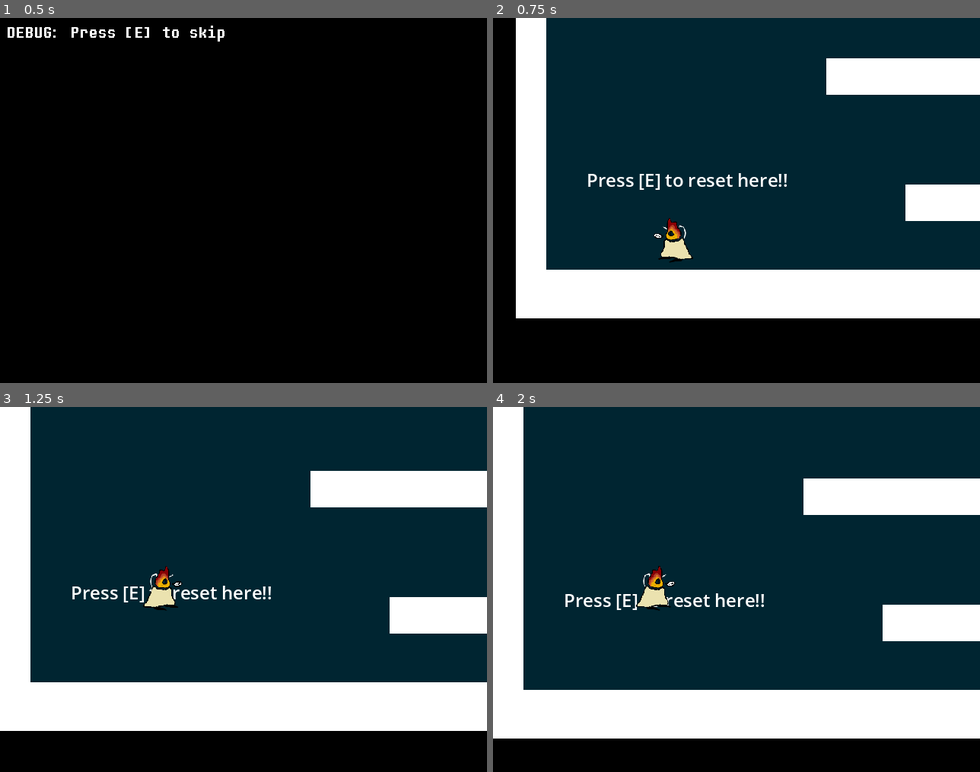
Above: before the commit, frames 1-4 (two rows, left to right).
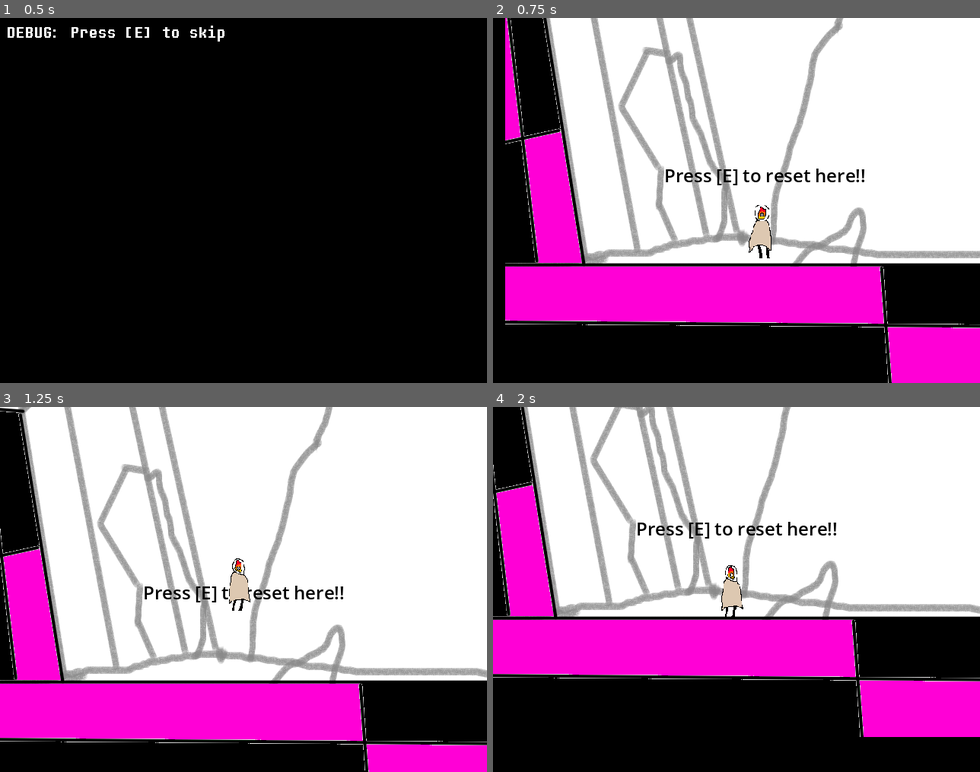
Above: after the commit, the same moments.

Repository: cloverian/a-sea-full
Game: Godot game, scene res://scenes/initialscene.tscn
The game is run twice, just before and just after one commit, with the same random seed, the same clock (stepped at 60 frames per second) and the same inputs.
Inputs:
- Up to frame 1 (0.5 s): no input
- Up to frame 2 (0.75 s): tap E (E) at 0.5 s; tap A (A) at 0.6 s
- Up to frame 3 (1.25 s): tap Space (Jump) at 0.77 s; tap D (D) at 0.8 s
- Up to frame 4 (2 s): tap E (E) at 1.25, 1.55 s; tap D (D) at 1.35 s; tap Space (Jump) at 1.52 s

Frame 1 is identical in both runs. In frame 2, 78% of the frame differs, in the area x 2-100%, y 0-100%; in frame 3, 87%, in the area x 0-100%, y 0-100%; in frame 4, 87%.

Commit message:
Player sprites + collision added

Diff:
--- a/scenes/map.tscn
+++ b/scenes/map.tscn
@@ -1,113 +1,95 @@
 [gd_scene load_steps=8 format=3 uid="uid://dae3gh4jw6a4a"]
 
-[sub_resource type="StyleBoxFlat" id="StyleBoxFlat_hrmi8"]
-bg_color = Color(2.695322e-06, 0.7510427, 0.9769704, 0.19607843)
-
-[sub_resource type="StyleBoxFlat" id="StyleBoxFlat_4xfga"]
-bg_color = Color(1, 1, 1, 1)
-
-[sub_resource type="RectangleShape2D" id="RectangleShape2D_hrmi8"]
-size = Vector2(2560, 63)
+[ext_resource type="Texture2D" uid="uid://c10cjw0ooc8hb" path="res://assets/BackgroundTest1.png" id="1_4xfga"]
 
 [sub_resource type="RectangleShape2D" id="RectangleShape2D_4xfga"]
-size = Vector2(384, 48)
+size = Vector2(1593.5, 163.5)
 
 [sub_resource type="RectangleShape2D" id="RectangleShape2D_paxxb"]
-size = Vector2(384, 48)
-
-[sub_resource type="StyleBoxFlat" id="StyleBoxFlat_paxxb"]
-bg_color = Color(1, 1, 1, 1)
+size = Vector2(967.0351, 159.23354)
 
 [sub_resource type="RectangleShape2D" id="RectangleShape2D_gldc4"]
-size = Vector2(50, 492)
+size = Vector2(285.81207, 382.2499)
+
+[sub_resource type="RectangleShape2D" id="RectangleShape2D_0cso3"]
+size = Vector2(123.3161, 204.9638)
+
+[sub_resource type="RectangleShape2D" id="RectangleShape2D_2klcf"]
+size = Vector2(113, 360.0978)
+
+[sub_resource type="RectangleShape2D" id="RectangleShape2D_2lpho"]
+size = Vector2(48.183105, 20.841085)
 
 [node name="Map" type="Node2D"]
 
-[node name="Bounds" type="Panel" parent="."]
-offset_top = -480.0
-offset_right = 2560.0
-offset_bottom = 480.0
-theme_override_styles/panel = SubResource("StyleBoxFlat_hrmi8")
+[node name="Background" type="Sprite2D" parent="."]
+position = Vector2(1280, 0)
+texture = ExtResource("1_4xfga")
+
+[node name="Label" type="Label" parent="."]
+offset_left = 209.0
+offset_top = 189.0
+offset_right = 520.0
+offset_bottom = 234.0
+theme_override_colors/font_color = Color(0, 0, 0, 1)
+theme_override_font_sizes/font_size = 24
+text = "Press [E] to reset here!!"
 
 [node name="Floor" type="StaticBody2D" parent="."]
 
-[node name="Object" type="Panel" parent="Floor"]
-offset_top = 416.0
-offset_right = 2560.0
-offset_bottom = 480.0
-theme_override_styles/panel = SubResource("StyleBoxFlat_4xfga")
-
-[node name="Hitbox" type="CollisionShape2D" parent="Floor"]
-position = Vector2(1280, 447.5)
-shape = SubResource("RectangleShape2D_hrmi8")
-
-[node name="Obstacle" type="StaticBody2D" parent="."]
-
-[node name="Panel2" type="Panel" parent="Obstacle"]
-offset_left = 512.0
-offset_top = 304.0
-offset_right = 896.0
-offset_bottom = 352.0
-theme_override_styles/panel = SubResource("StyleBoxFlat_4xfga")
-
-[node name="CollisionShape2D" type="CollisionShape2D" parent="Obstacle"]
-position = Vector2(704, 328)
+[node name="CollisionShape2D" type="CollisionShape2D" parent="Floor"]
+position = Vector2(794.25, 403.75)
 shape = SubResource("RectangleShape2D_4xfga")
 
-[node name="Obstacle2" type="StaticBody2D" parent="."]
-
-[node name="Panel2" type="Panel" parent="Obstacle2"]
-offset_left = 888.0
-offset_top = 216.0
-offset_right = 1272.0
-offset_bottom = 264.0
-theme_override_styles/panel = SubResource("StyleBoxFlat_4xfga")
-
-[node name="CollisionShape2D" type="CollisionShape2D" parent="Obstacle2"]
-position = Vector2(1080, 240)
+[node name="CollisionShape2D2" type="CollisionShape2D" parent="Floor"]
+position = Vector2(2068.695, 431.2505)
+rotation = 0.06163947
 shape = SubResource("RectangleShape2D_paxxb")
 
-[node name="Obstacle3" type="StaticBody2D" parent="."]
-position = Vector2(-480, -78)
+[node name="Walls" type="StaticBody2D" parent="."]
 
-[node name="Panel2" type="Panel" parent="Obstacle3"]
-offset_left = 888.0
-offset_top = 216.0
-offset_right = 1272.0
-offset_bottom = 264.0
-theme_override_styles/panel = SubResource("StyleBoxFlat_4xfga")
+[node name="CollisionPolygon2D" type="CollisionPolygon2D" parent="Walls"]
+position = Vector2(0.35625076, 0.8712158)
+scale = Vector2(1.0057367, 1.0025922)
+polygon = PackedVector2Array(0, -271, 207, -71, 1, -54)
 
-[node name="CollisionShape2D" type="CollisionShape2D" parent="Obstacle3"]
-position = Vector2(1080, 240)
-shape = SubResource("RectangleShape2D_paxxb")
-
-[node name="Label" type="Label" parent="."]
-offset_left = 93.0
-offset_top = 281.0
-offset_right = 404.0
-offset_bottom = 326.0
-theme_override_font_sizes/font_size = 24
-text = "Press [E] to reset here!!"
-
-[node name="Wall" type="StaticBody2D" parent="."]
-
-[node name="Panel" type="Panel" parent="Wall"]
-offset_right = 40.0
-offset_bottom = 480.0
-theme_override_styles/panel = SubResource("StyleBoxFlat_paxxb")
-
-[node name="CollisionShape2D" type="CollisionShape2D" parent="Wall"]
-position = Vector2(15, 236)
+[node name="CollisionShape2D" type="CollisionShape2D" parent="Walls"]
+position = Vector2(2461.2422, 221.92361)
+rotation = 0.25424165
 shape = SubResource("RectangleShape2D_gldc4")
 
-[node name="Wall2" type="StaticBody2D" parent="."]
+[node name="CollisionShape2D2" type="CollisionShape2D" parent="Walls"]
+position = Vector2(2489.6985, 15.661964)
+rotation = 1.1520663
+shape = SubResource("RectangleShape2D_0cso3")
 
-[node name="Panel" type="Panel" parent="Wall2"]
-offset_left = 2522.0
-offset_right = 2562.0
-offset_bottom = 480.0
-theme_override_styles/panel = SubResource("StyleBoxFlat_paxxb")
+[node name="CollisionShape2D3" type="CollisionShape2D" parent="Walls"]
+position = Vector2(18, 155.00002)
+rotation = -0.14820424
+scale = Vector2(0.99999994, 0.99999994)
+shape = SubResource("RectangleShape2D_2klcf")
 
-[node name="CollisionShape2D" type="CollisionShape2D" parent="Wall2"]
-position = Vector2(2540, 240)
-shape = SubResource("RectangleShape2D_gldc4")
+[node name="CollisionShape2D4" type="CollisionShape2D" parent="Walls"]
+position = Vector2(22.924385, -23.201189)
+rotation = 0.015755674
+shape = SubResource("RectangleShape2D_2lpho")
+
+[node name="Obstacles" type="StaticBody2D" parent="."]
+
+[node name="CollisionPolygon2D" type="CollisionPolygon2D" parent="Obstacles"]
+polygon = PackedVector2Array(583, -229, 773, -250, 791, -148, 657, -135)
+
+[node name="CollisionPolygon2D2" type="CollisionPolygon2D" parent="Obstacles"]
+polygon = PackedVector2Array(923, -99, 924, -84, 984, -85, 1051, -53, 1094, -44, 1140, -29, 1139, -95, 981, -118)
+
+[node name="CollisionPolygon2D3" type="CollisionPolygon2D" parent="Obstacles"]
+polygon = PackedVector2Array(880, 24, 876, 70, 967, 73, 1117, 179, 1175, 132, 1024, 32)
+
+[node name="CollisionPolygon2D4" type="CollisionPolygon2D" parent="Obstacles"]
+polygon = PackedVector2Array(933, -306, 966, -232, 1026, -192, 1221, -198, 1330, -259, 1328, -294, 1238, -319, 1237, -363, 1218, -362, 1190, -322)
+
+[node name="CollisionPolygon2D5" type="CollisionPolygon2D" parent="Obstacles"]
+polygon = PackedVector2Array(1111, -436, 1140, -433, 1101, -388)
+
+[node name="CollisionPolygon2D6" type="CollisionPolygon2D" parent="Obstacles"]
+polygon = PackedVector2Array(1188, -479, 1244, -451, 1252, -479)
--- a/scenes/player.tscn
+++ b/scenes/player.tscn
@@ -1,17 +1,45 @@
-[gd_scene load_steps=5 format=3 uid="uid://dqco260pm24ey"]
+[gd_scene load_steps=12 format=3 uid="uid://dqco260pm24ey"]
 
 [ext_resource type="Script" uid="uid://bybwiv6x2sk0q" path="res://scripts/player.gd" id="1_g2els"]
-[ext_resource type="Texture2D" uid="uid://ckllavq68y5fm" path="res://assets/sprites/kosmo.png" id="2_g2els"]
+[ext_resource type="Texture2D" uid="uid://cg0sfhxoe0dyy" path="res://assets/sprites/kosmo/kosmo_idle_2.png" id="2_ur7pv"]
+[ext_resource type="Texture2D" uid="uid://dalbetu3w4g2k" path="res://assets/sprites/kosmo/kosmo_idle_3.png" id="3_y4r1p"]
+[ext_resource type="Texture2D" uid="uid://rc11te8sorrm" path="res://assets/sprites/kosmo/kosmo_idle_4.png" id="4_d2wvv"]
+[ext_resource type="Texture2D" uid="uid://bypva5tf4i7pl" path="res://assets/sprites/kosmo/kosmo_idle_5.png" id="5_3v2ag"]
+[ext_resource type="Texture2D" uid="uid://l77wiwdsvrfs" path="res://assets/sprites/kosmo/kosmo_idle_6.png" id="6_jej6c"]
+[ext_resource type="Texture2D" uid="uid://ddw8gwuuilsoa" path="res://assets/sprites/kosmo/kosmo_idle_7.png" id="7_f1ej7"]
+[ext_resource type="Texture2D" uid="uid://c8m20k1o48trj" path="res://assets/sprites/kosmo/kosmo_idle_8.png" id="8_oprun"]
+[ext_resource type="Texture2D" uid="uid://b01aj8ev81j1e" path="res://assets/sprites/kosmo/kosmo_idle_9.png" id="9_a8ls1"]
 
 [sub_resource type="SpriteFrames" id="SpriteFrames_onrkg"]
 animations = [{
 "frames": [{
 "duration": 1.0,
-"texture": ExtResource("2_g2els")
+"texture": ExtResource("2_ur7pv")
+}, {
+"duration": 1.0,
+"texture": ExtResource("3_y4r1p")
+}, {
+"duration": 1.0,
+"texture": ExtResource("4_d2wvv")
+}, {
+"duration": 1.0,
+"texture": ExtResource("5_3v2ag")
+}, {
+"duration": 1.0,
+"texture": ExtResource("6_jej6c")
+}, {
+"duration": 1.0,
+"texture": ExtResource("7_f1ej7")
+}, {
+"duration": 1.0,
+"texture": ExtResource("8_oprun")
+}, {
+"duration": 1.0,
+"texture": ExtResource("9_a8ls1")
 }],
 "loop": true,
-"name": &"default",
-"speed": 5.0
+"name": &"idle",
+"speed": 10.0
 }]
 
 [sub_resource type="RectangleShape2D" id="RectangleShape2D_i3pqv"]
@@ -23,8 +51,11 @@
 [node name="Sprite" type="AnimatedSprite2D" parent="."]
 scale = Vector2(1.5, 1.5)
 sprite_frames = SubResource("SpriteFrames_onrkg")
+animation = &"idle"
+frame_progress = 0.6144236
 
 [node name="GeneralCollision" type="CollisionShape2D" parent="."]
+visible = false
 position = Vector2(-6, 18)
 shape = SubResource("RectangleShape2D_i3pqv")
 
--- a/scenes/test.tscn
+++ b/scenes/test.tscn
@@ -9,12 +9,12 @@
 [node name="Map" parent="." instance=ExtResource("1_bl13t")]
 
 [node name="Player" parent="." instance=ExtResource("2_iyx0m")]
-position = Vector2(215, 350)
+position = Vector2(341, 258)
 scale = Vector2(0.5, 0.5)
 
 [node name="WorldCamera" type="Camera2D" parent="."]
 limit_left = 0
-limit_top = 0
+limit_top = -480
 limit_right = 2560
 limit_bottom = 960
 limit_smoothed = true
--- a/scripts/player.gd
+++ b/scripts/player.gd
@@ -8,10 +8,14 @@
 var jumps : int = 0
 var direction : float = 0.0
 
+func _ready() -> void:
+	$Sprite.play("idle")
+
 func _process(_delta) -> void:
 	if Input.is_action_just_pressed("E"):
-		position = Vector2(215, 350)
+		position = Vector2(341, 258)
 		velocity.x = 0
+		velocity.y = 0
 	$Label.text = "(" + str(velocity.x) + ", " + str(roundi(velocity.y)) + ")\n" + str(direction)
 
 func _physics_process(delta: float) -> void:
Binary file added: assets/BackgroundTest1.png
Not shown, added: assets/BackgroundTest1.png.import
Renamed: assets/sprites/kosmo.png -> assets/sprites/kosmo/kosmo.png
Not shown, added: assets/sprites/kosmo/kosmo.png.import
Binary file added: assets/sprites/kosmo/kosmo_idle_1.png
Not shown, added: assets/sprites/kosmo/kosmo_idle_1.png.import
Binary file added: assets/sprites/kosmo/kosmo_idle_2.png
Not shown, added: assets/sprites/kosmo/kosmo_idle_2.png.import
Binary file added: assets/sprites/kosmo/kosmo_idle_3.png
Not shown, added: assets/sprites/kosmo/kosmo_idle_3.png.import
Binary file added: assets/sprites/kosmo/kosmo_idle_4.png
Not shown, changed: assets/sprites/kosmo/kosmo_idle_4.png.import
(and 12 more such lines)
